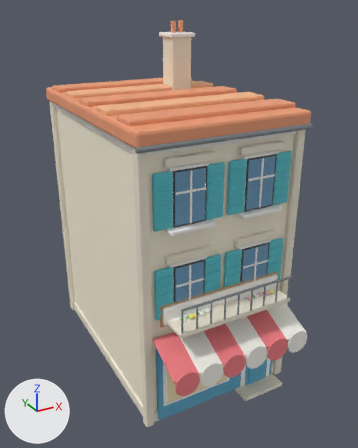
Renders of the FBX model unity/Assets/Resources/Bayview/terrace_b.fbx from each side of a commit.
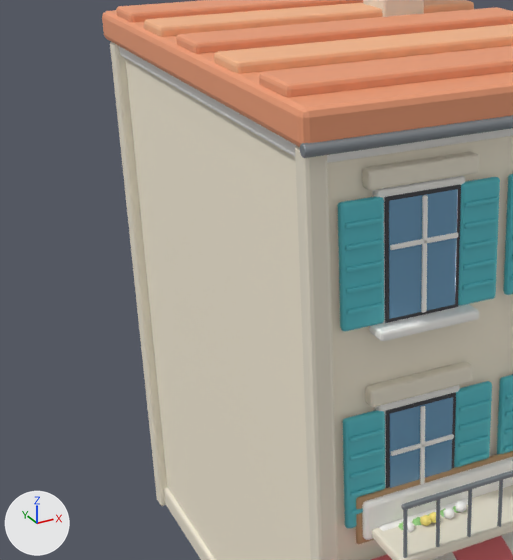
There are two pictures of each version: one whole from a camera (50 mm lens) standing at (-7.97, -15.7, 13.0) and looking at (0.18, -0.88, 5.6), one close up on the part from 0% to 64% of the width and 18% to 75% of the height. Arrows for +X, +Y and +Z are at lower left; the lights stay in place. The older version's two pictures come first. Objects named as collision shapes, trigger or cutter boxes, shadow casters or lower levels of detail are left out. Where no turn or scale is listed for an object, it has been applied to the vertices.

Names of what the first close-up shows: 'Visual'.
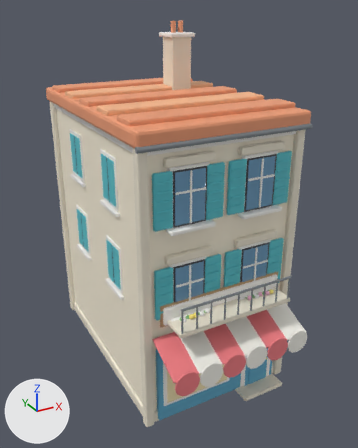
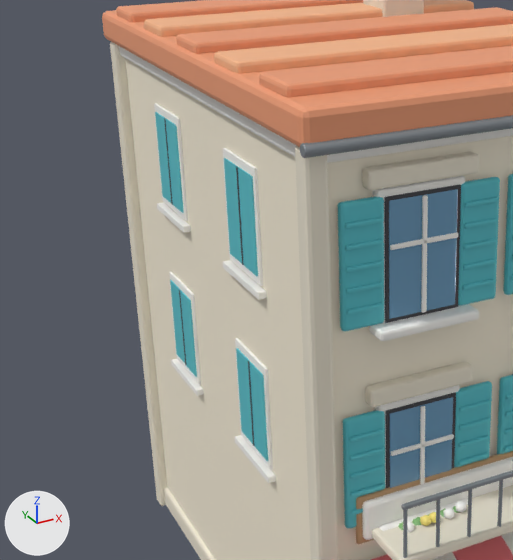
Changed parts and their boxes (x1, y1, x2, y2) in the close-ups (513 x 560 px):
part 1 of me_cube, added: after (235, 338, 273, 470)
part 2 of me_cube, added (cyan): after (249, 362, 268, 461)
part 3 of me_cube, added (cyan): after (236, 348, 253, 444)
part 4 of me_cube, added: after (248, 361, 254, 446)
part 5 of me_cube, added: after (235, 435, 276, 483)
part 6 of me_cube, added: after (169, 272, 201, 385)
part 7 of me_cube, added (cyan): after (180, 290, 197, 377)
part 8 of me_cube, added (cyan): after (170, 280, 185, 363)
part 9 of me_cube, added: after (179, 290, 186, 365)
part 10 of me_cube, added: after (171, 359, 204, 396)
part 11 of me_cube, added: after (223, 148, 263, 286)
part 12 of me_cube, added (cyan): after (238, 167, 258, 276)
part 13 of me_cube, added (cyan): after (224, 158, 242, 263)
part 14 of me_cube, added: after (236, 167, 244, 265)
part 15 of me_cube, added: after (223, 260, 267, 300)
part 16 of me_cube, added: after (154, 103, 188, 221)
part 17 of me_cube, added (cyan): after (165, 119, 184, 213)
part 18 of me_cube, added (cyan): after (155, 112, 171, 203)
part 19 of me_cube, added: after (164, 118, 173, 205)
part 20 of me_cube, added: after (157, 202, 191, 233)

Patch to the scene script:
```diff
--- a/unity/Assets/Resources/Bayview/terrace_b.fbx.py
+++ b/unity/Assets/Resources/Bayview/terrace_b.fbx.py
@@ me_cube @@
-me_cube.from_pydata(...)  # 10216 vertices, 9960 faces; spans x -2.95..2.95, y -5.62..4.7, z -4.84..7.72
+me_cube.from_pydata(...)  # 10536 vertices, 10200 faces; spans x -2.95..2.95, y -5.62..4.7, z -4.84..7.72
+# me_cube part 1: a new loose piece, a box spanning x -2.74..-2.7, y -2.2..-1.0, z -0.65..1.05, in mat_whitetrim (white #fcfaf6)
+# me_cube part 2: a new loose piece, a box spanning x -2.76..-2.73, y -2.12..-1.62, z -0.525..0.925, in mat_tint_shutter (cyan #59c4ce)
+# me_cube part 3: a new loose piece, a box spanning x -2.76..-2.73, y -1.58..-1.08, z -0.525..0.925, in mat_tint_shutter (cyan #59c4ce)
+# me_cube part 4: a new loose piece, a box spanning x -2.767..-2.757, y -1.62..-1.58, z -0.525..0.925, in mat_black (dark grey #3f3f45)
+# me_cube part 5: a new loose piece, a box spanning x -2.82..-2.7, y -2.3..-0.9, z -0.8..-0.7, in mat_whitetrim (white #fcfaf6)
+# me_cube part 6: a new loose piece, a box spanning x -2.74..-2.7, y 1.0..2.2, z -0.65..1.05, in mat_whitetrim (white #fcfaf6)
+# me_cube part 7: a new loose piece, a box spanning x -2.76..-2.73, y 1.08..1.58, z -0.525..0.925, in mat_tint_shutter (cyan #59c4ce)
+# me_cube part 8: a new loose piece, a box spanning x -2.76..-2.73, y 1.62..2.12, z -0.525..0.925, in mat_tint_shutter (cyan #59c4ce)
+# me_cube part 9: a new loose piece, a box spanning x -2.767..-2.757, y 1.58..1.62, z -0.525..0.925, in mat_black (dark grey #3f3f45)
+# me_cube part 10: a new loose piece, a box spanning x -2.82..-2.7, y 0.9..2.3, z -0.8..-0.7, in mat_whitetrim (white #fcfaf6)
+# me_cube part 11: a new loose piece, a box spanning x -2.74..-2.7, y -2.2..-1.0, z 2.35..4.05, in mat_whitetrim (white #fcfaf6)
+# me_cube part 12: a new loose piece, a box spanning x -2.76..-2.73, y -2.12..-1.62, z 2.475..3.925, in mat_tint_shutter (cyan #59c4ce)
+# me_cube part 13: a new loose piece, a box spanning x -2.76..-2.73, y -1.58..-1.08, z 2.475..3.925, in mat_tint_shutter (cyan #59c4ce)
+# me_cube part 14: a new loose piece, a box spanning x -2.767..-2.757, y -1.62..-1.58, z 2.475..3.925, in mat_black (dark grey #3f3f45)
+# me_cube part 15: a new loose piece, a box spanning x -2.82..-2.7, y -2.3..-0.9, z 2.2..2.3, in mat_whitetrim (white #fcfaf6)
+# me_cube part 16: a new loose piece, a box spanning x -2.74..-2.7, y 1.0..2.2, z 2.35..4.05, in mat_whitetrim (white #fcfaf6)
+# me_cube part 17: a new loose piece, a box spanning x -2.76..-2.73, y 1.08..1.58, z 2.475..3.925, in mat_tint_shutter (cyan #59c4ce)
+# me_cube part 18: a new loose piece, a box spanning x -2.76..-2.73, y 1.62..2.12, z 2.475..3.925, in mat_tint_shutter (cyan #59c4ce)
+# me_cube part 19: a new loose piece, a box spanning x -2.767..-2.757, y 1.58..1.62, z 2.475..3.925, in mat_black (dark grey #3f3f45)
+# me_cube part 20: a new loose piece, a box spanning x -2.82..-2.7, y 0.9..2.3, z 2.2..2.3, in mat_whitetrim (white #fcfaf6)
+# other edits to the shape of me_cube do not show in these pictures
 me_cube.materials.append(mat_tint_wall)
```
